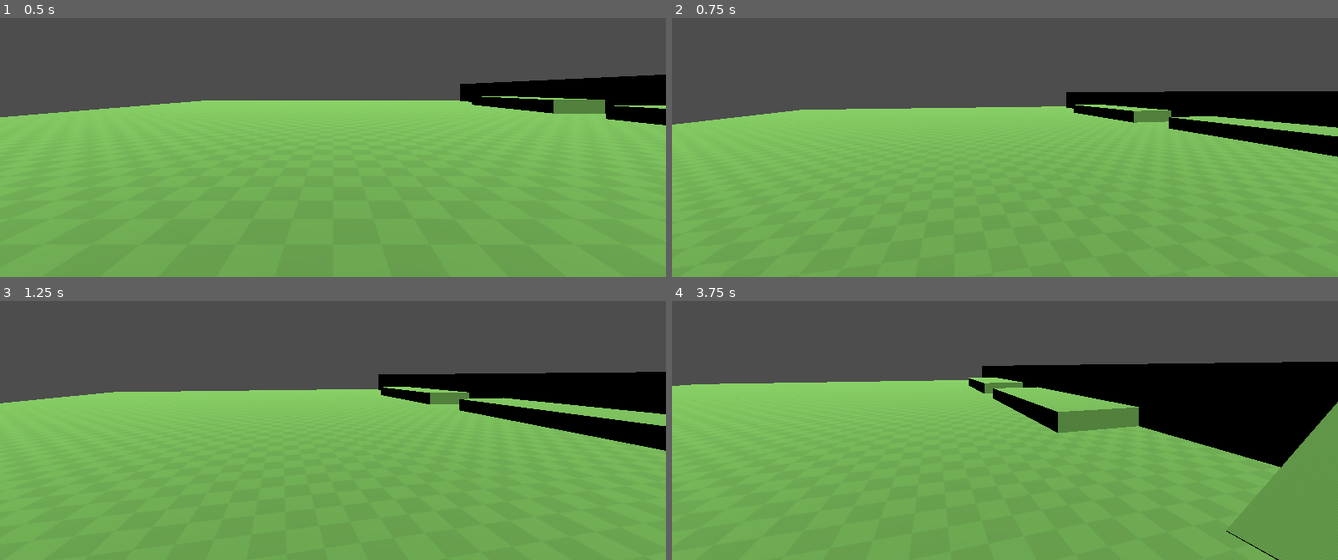
Above: before the commit, frames 1-4 (two rows, left to right).
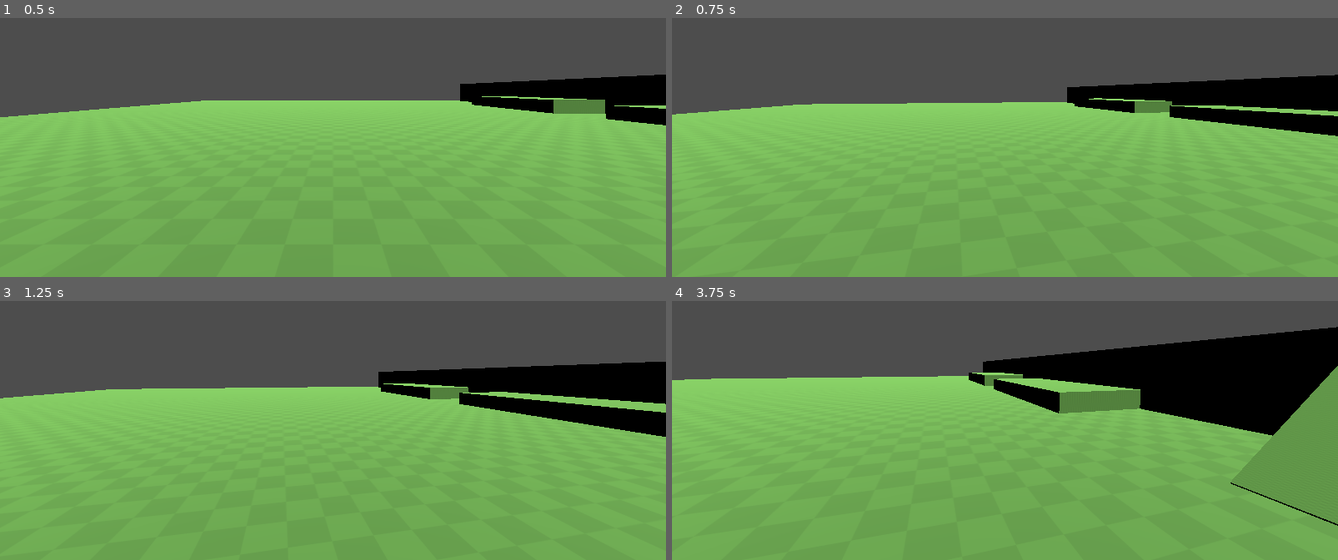
Above: after the commit, the same moments.

Repository: Fs9822d/Game-gaunlet-project
Game: Godot game, scene res://Scenes/Main.tscn
Two runs of this game, one before a commit and one after it. Both use one fixed random seed, a clock stepped at 60 frames per second and the inputs below.
Inputs (mouse positions are in pixels of both pictures, inside the frame that each line leads up to):
- Up to frame 1 (0.5 s): no input
- Up to frame 2 (0.75 s): tap Enter (ui_accept) at 0.5, 0.6 s; move the mouse to (1038, 87) at 0.52 s; hold D (Right) from 0.53 s (still down)
- Up to frame 3 (1.25 s): keep holding D (Right); tap Space (Jump) at 0.77, 0.8, 1.07 s
- Up to frame 4 (3.75 s): move the mouse to (971, 373) at 1.27 s; release D (Right) at 1.28 s; hold S (Back) 1.28-2.03 s; tap Space (Jump) at 1.35, 1.52, 1.82, 2.3, 3.02, 3.32 s; tap Enter (ui_accept) at 1.55, 3.05, 3.6 s; move the mouse to (1018, 365) at 2.02 s; hold D (Right) 2.03-3.53 s; tap W (Front) at 2.1 s; move the mouse to (998, 378) at 2.77 s; tap E (Interact) at 2.85 s; move the mouse to (1051, 378) at 3.52 s; hold A (Left) from 3.53 s (still down)

Frame 1 is identical in both runs. In frame 2, 6.3% of the frame differs, in the area x 0-100%, y 21-54%; in frame 3, 5.2%; in frame 4, 13%, in the area x 0-100%, y 9-100%.

Commit message:
Player setup

Diff:
--- a/Scripts/player.gd
+++ b/Scripts/player.gd
@@ -19,13 +19,16 @@
 
 var current_state: State = State.Idle
 var default_camera_y: float = 1.6
-var bob_tween: Tween
+var default_camera_x: float = 0.0
+var bob_tween_y: Tween
+var bob_tween_x: Tween
 var is_bobbing: bool = false
 
 func _ready() -> void:
 	Input.mouse_mode = Input.MOUSE_MODE_CAPTURED
 	if camera:
 		default_camera_y = camera.position.y
+		default_camera_x = camera.position.x
 
 func _input(event: InputEvent) -> void:
 	if event is InputEventMouseMotion:
@@ -37,12 +40,19 @@
 func _physics_process(delta: float) -> void:
 	move(delta)
 
+func jump() -> void:
+	if Input.is_action_just_pressed("Jump") and is_on_floor():
+		velocity.y = jump_velocity
+
+	if current_state == State.Jumping and Input.is_action_just_released("Jump"):
+		if velocity.y > 0:
+			velocity.y /= 2.0
+
 func move(delta: float) -> void:
 	if not is_on_floor():
 		velocity += get_gravity() * delta
 
-	if Input.is_action_just_pressed("ui_accept") and is_on_floor():
-		velocity.y = jump_velocity
+	jump()
 
 	var input_dir := Input.get_vector("Left", "Right", "Front", "Back")
 	var direction := (transform.basis * Vector3(input_dir.x, 0, input_dir.y)).normalized()
@@ -90,27 +100,39 @@
 	if current_state == State.Moving:
 		if not is_bobbing:
 			is_bobbing = true
-			if bob_tween and bob_tween.is_valid():
-				bob_tween.kill()
+			_kill_bob_tweens()
 
-			var duration := 0.25 / bob_speed
+			var step := 0.25 / bob_speed
+			var bob_x := bob_height
 
-			bob_tween = create_tween().set_loops()
-			# Bob up
-			bob_tween.tween_property(camera, "position:y", default_camera_y + bob_height, duration).set_trans(Tween.TRANS_SINE).set_ease(Tween.EASE_IN_OUT)
-			# Bob down
-			bob_tween.tween_property(camera, "position:y", default_camera_y - bob_height, duration * 2).set_trans(Tween.TRANS_SINE).set_ease(Tween.EASE_IN_OUT)
-			# Return to default
-			bob_tween.tween_property(camera, "position:y", default_camera_y, duration).set_trans(Tween.TRANS_SINE).set_ease(Tween.EASE_IN_OUT)
+			# Y axis: up -> down -> origin (1 cycle = 4 steps), loops forever
+			bob_tween_y = create_tween().set_loops()
+			bob_tween_y.tween_property(camera, "position:y", default_camera_y + bob_height, step).set_trans(Tween.TRANS_SINE).set_ease(Tween.EASE_IN_OUT)
+			bob_tween_y.tween_property(camera, "position:y", default_camera_y - bob_height, step * 2).set_trans(Tween.TRANS_SINE).set_ease(Tween.EASE_IN_OUT)
+			bob_tween_y.tween_property(camera, "position:y", default_camera_y, step).set_trans(Tween.TRANS_SINE).set_ease(Tween.EASE_IN_OUT)
+
+			# X axis: left -> origin -> right -> origin (spans 2 Y cycles = 8 steps), loops forever
+			bob_tween_x = create_tween().set_loops()
+			bob_tween_x.tween_property(camera, "position:x", default_camera_x - bob_x, step * 2).set_trans(Tween.TRANS_SINE).set_ease(Tween.EASE_IN_OUT)
+			bob_tween_x.tween_property(camera, "position:x", default_camera_x, step * 2).set_trans(Tween.TRANS_SINE).set_ease(Tween.EASE_IN_OUT)
+			bob_tween_x.tween_property(camera, "position:x", default_camera_x + bob_x, step * 2).set_trans(Tween.TRANS_SINE).set_ease(Tween.EASE_IN_OUT)
+			bob_tween_x.tween_property(camera, "position:x", default_camera_x, step * 2).set_trans(Tween.TRANS_SINE).set_ease(Tween.EASE_IN_OUT)
 	else:
 		if is_bobbing:
 			is_bobbing = false
-			if bob_tween and bob_tween.is_valid():
-				bob_tween.kill()
+			_kill_bob_tweens()
 
-			# Smoothly transition camera back to default height
-			bob_tween = create_tween()
-			bob_tween.tween_property(camera, "position:y", default_camera_y, 0.2).set_trans(Tween.TRANS_SINE).set_ease(Tween.EASE_OUT)
+			# Smoothly return camera to default position
+			bob_tween_y = create_tween()
+			bob_tween_y.tween_property(camera, "position:y", default_camera_y, 0.2).set_trans(Tween.TRANS_SINE).set_ease(Tween.EASE_OUT)
+			bob_tween_x = create_tween()
+			bob_tween_x.tween_property(camera, "position:x", default_camera_x, 0.2).set_trans(Tween.TRANS_SINE).set_ease(Tween.EASE_OUT)
+
+func _kill_bob_tweens() -> void:
+	if bob_tween_y and bob_tween_y.is_valid():
+		bob_tween_y.kill()
+	if bob_tween_x and bob_tween_x.is_valid():
+		bob_tween_x.kill()
 
 func cameraBob() -> void:
 	camera_bob()
